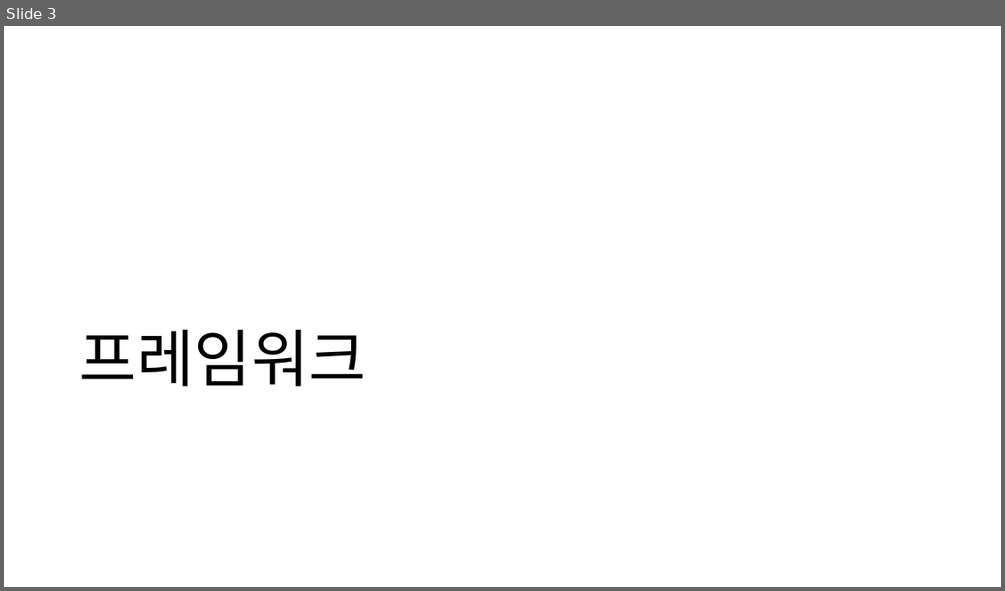
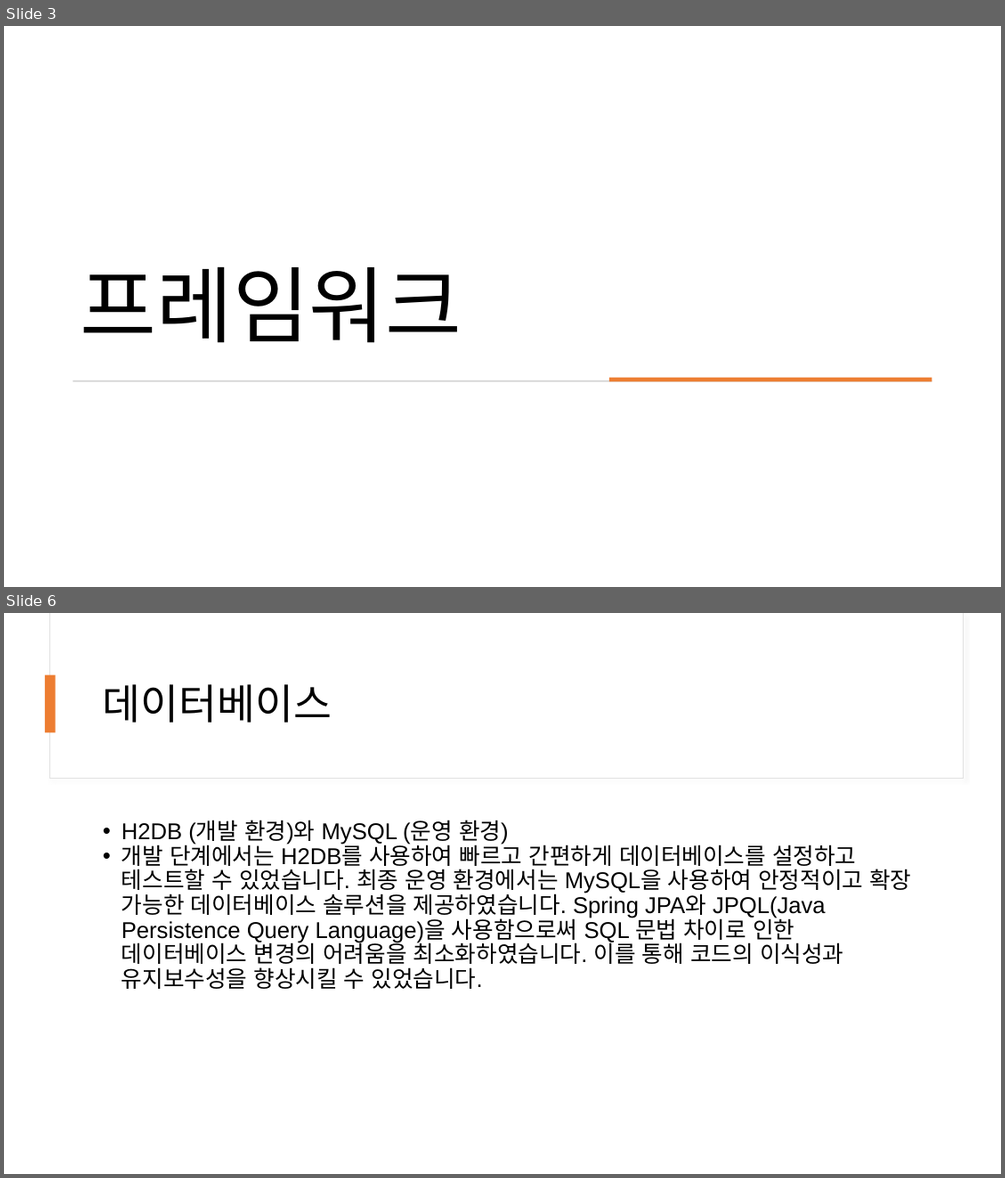
Before and after one commit to Son2kwon/SE_Project, a slide deck: Non-Coding-Region/SE_project 동영상 용 PPT.pptx. Shown one above the other, each under a label of ours: slide 3 before the commit, slides 3 and 6 after it; the slides between them are not shown. The pictures are 1005x591 and 1005x1178 pixels, drawn with LibreOffice and Linux fonts; fonts in the diff are those of the drawing. Boxes give left, top, right and bottom in pixels: in the first picture for what was removed or moved away, otherwise in the second. Text is boxed around its words. In the diff, an @@ line names an element or a change of style, - is before the commit and + after.

```diff
--- a/Non-Coding-Region/SE_project 동영상 용 PPT.pptx
+++ b/Non-Coding-Region/SE_project 동영상 용 PPT.pptx
@@ slide 6 added at (4,613,1001,1174), background #FFFFFF @@
@@ rectangle added at (49,613,963,779), fill #FFFFFF, outline #E1E1E1 0.75 pt @@
@@ rectangle added at (50,613,963,778), fill #FFFFFF @@
@@ rectangle added at (45,675,56,732), fill #ED7D31 @@
@@ title added at (103,684,332,722), 40 pt, text #000000 @@
+데이터베이스
@@ text added at (121,819,911,989), 22 pt, text #000000 @@
+• H2DB (개발 환경)와 MySQL (운영 환경)
+• 개발 단계에서는 H2DB를 사용하여 빠르고 간편하게 데이터베이스를 설정하고 테스트할 수 있었습니다. 최종 운영 환경에서는 MySQL을 사용하여 안정적이고 확장 가능한 데이터베이스 솔루션을 제공하였습니다. Spring JPA와 JPQL(Java Persistence Query Language)을 사용함으로써 SQL 문법 차이로 인한 데이터베이스 변경의 어려움을 최소화하였습니다. 이를 통해 코드의 이식성과 유지보수성을 향상시킬 수 있었습니다.
@@ slide 3 changed as well @@
@@ title "프레임워크": place and size @@
-title "프레임워크" at (80,329,366,386)
+title "프레임워크" at (80,266,461,343)
@@ title "프레임워크" at (80,266,461,343): size 60 to 80 pt @@
@@ rectangle added at (73,380,932,382), fill #D5D5D5 @@
@@ rectangle added at (609,378,932,382), fill #ED7D31 @@
```
Also in this commit, not shown: 3 other slides changed, 24 other slides added, 1 slide removed.
